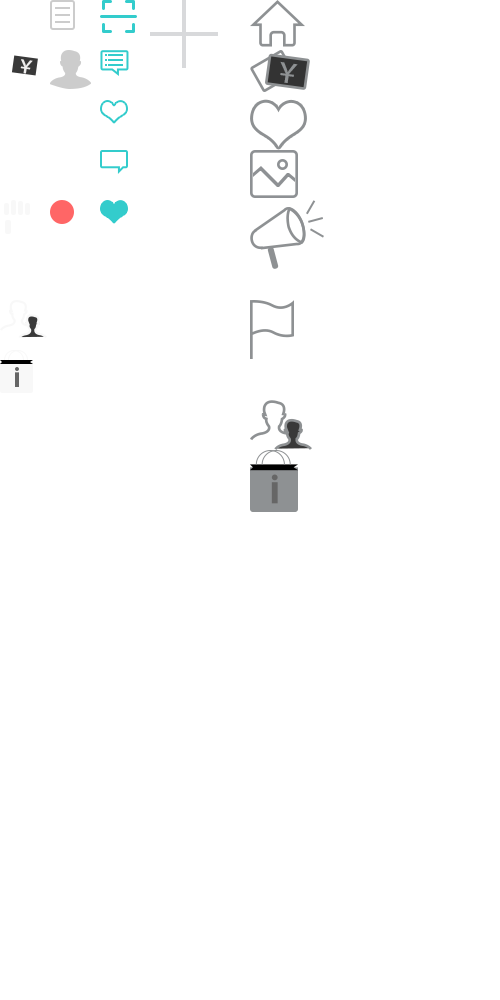
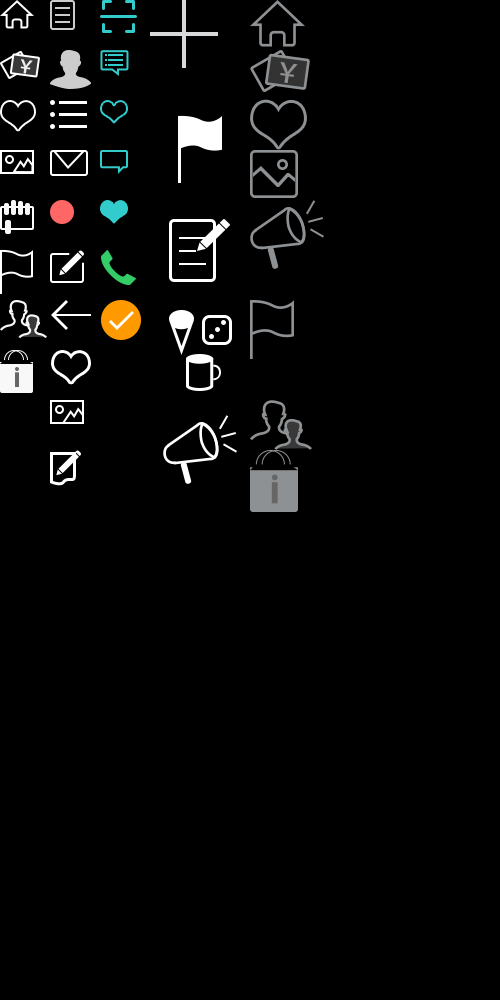
The second 500 × 1000 image is a revision of the first. Changes to its layers:
added group "nav" with 8 layers above "填写订单" over (250, 0, 324, 512)
moved "特产介绍" (1st of 2, in "nav") into group "nav" over (250, 450, 298, 512)
renamed "图层 5" to "旅行社区", moved it into group "nav" over (250, 400, 312, 450)
moved "旅行攻略" (1st of 2, in "nav") into group "nav" over (250, 300, 294, 359)
moved "导游推荐" (1st of 4, in "nav") into group "nav" over (250, 200, 324, 269)
renamed "图层 4" to "图片打印", moved it into group "nav" over (250, 150, 298, 198)
moved "旅行瞬间" (1st of 2, in "nav") into group "nav" over (250, 99, 307, 150)
renamed "组 9" to "景区门票", moved it into group "nav" over (250, 50, 310, 92)
moved "景区介绍" (1st of 2, in "nav") into group "nav", painted on it, unmasked it over (250, 0, 305, 47)
added layer "填写订单" above "攻略" over (50, 450, 81, 486)
added group "攻略" with 4 layers above "赞" over (163, 115, 237, 484)
moved "路线攻略" into group "攻略" over (178, 115, 222, 183)
moved "美文" into group "攻略" over (169, 219, 230, 282)
moved "吃喝玩乐" into group "攻略" over (169, 310, 232, 391)
moved "导游推荐" (2nd of 4, in "攻略") into group "攻略" over (163, 415, 237, 484)
added layer "select" above "导游推荐" over (101, 300, 141, 340)
added layer "导游推荐" (3rd of 4) above "操作" over (101, 250, 136, 285)
added group "操作" with 5 layers above "发话题" over (100, 0, 137, 224)
moved "回复" into group "操作" over (100, 150, 128, 174)
moved "二维码" into group "操作" over (100, 0, 137, 33)
moved "讨论组" into group "操作" over (100, 50, 129, 76)
moved "赞" (2nd of 3, in "操作") into group "操作" over (100, 100, 128, 124)
renamed "图层 2" to "赞", moved it into group "操作" over (100, 200, 128, 224)
showed "图层 0" over (0, 0, 500, 1000)
